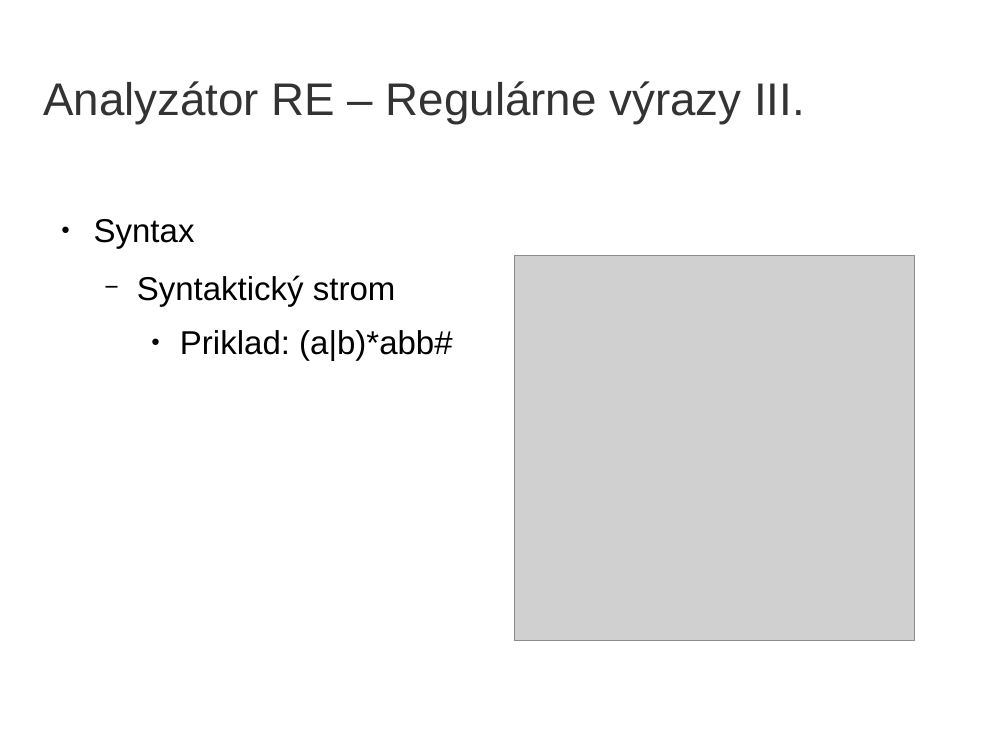
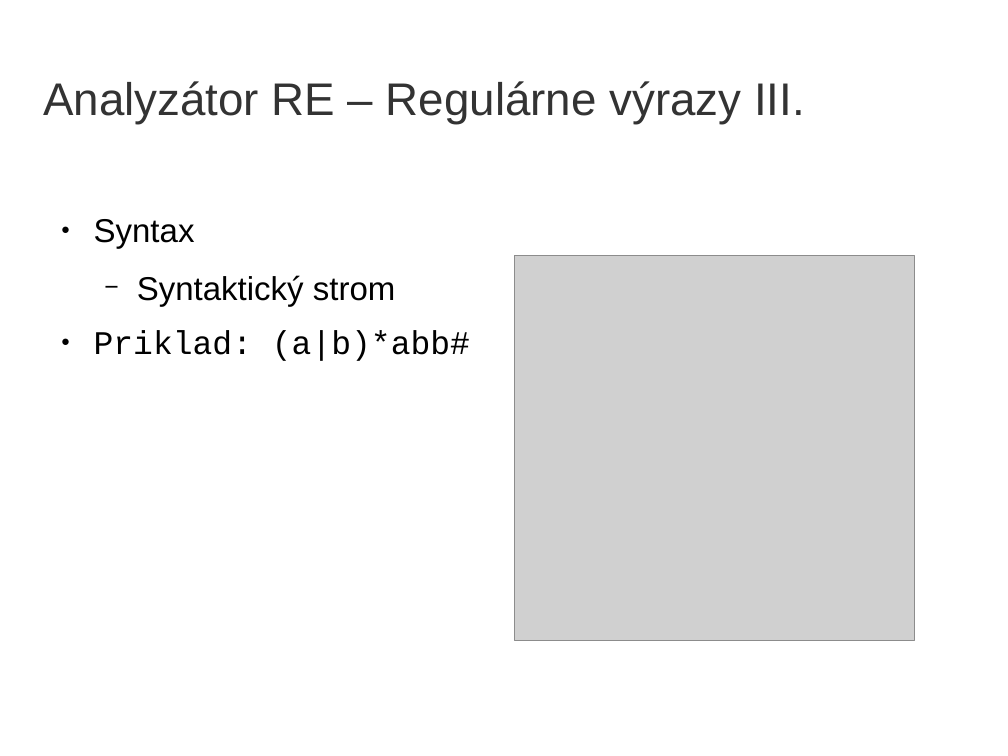
Before and after one commit to yin/syntaxer, a slide deck: slide 21 of obhajoba/bc2014-obhajoba15-prezentacia.odp. Drawn at 1008x756 pixels with LibreOffice and Linux fonts; fonts in the diff are those of the drawing; grey boxes stand for pictures; background and template pictures are left out. Boxes give left, top, right and bottom in pixels: in the first picture for what was removed or moved away, otherwise in the second. Text is boxed around its words. In the diff, an @@ line names an element or a change of style, - is before the commit and + after.

```diff
--- a/obhajoba/bc2014-obhajoba15-prezentacia.odp
+++ b/obhajoba/bc2014-obhajoba15-prezentacia.odp
@@ text at (94,330,470,361): font Arial to Courier New in "Priklad: (a|b)*abb#"; list level 3 to 1 in "Priklad: (a|b)*abb#" @@
```
Also in this commit, not shown: 6 other slides changed, 1 other file.
